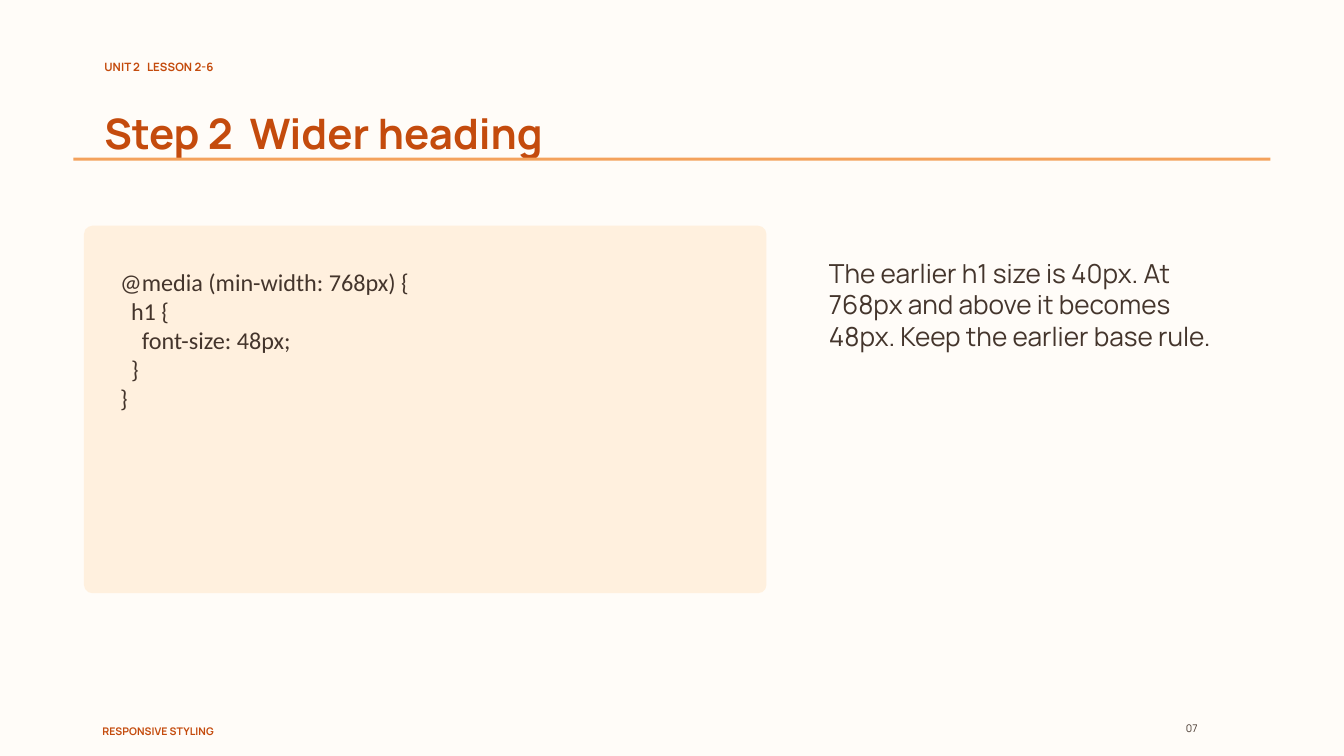
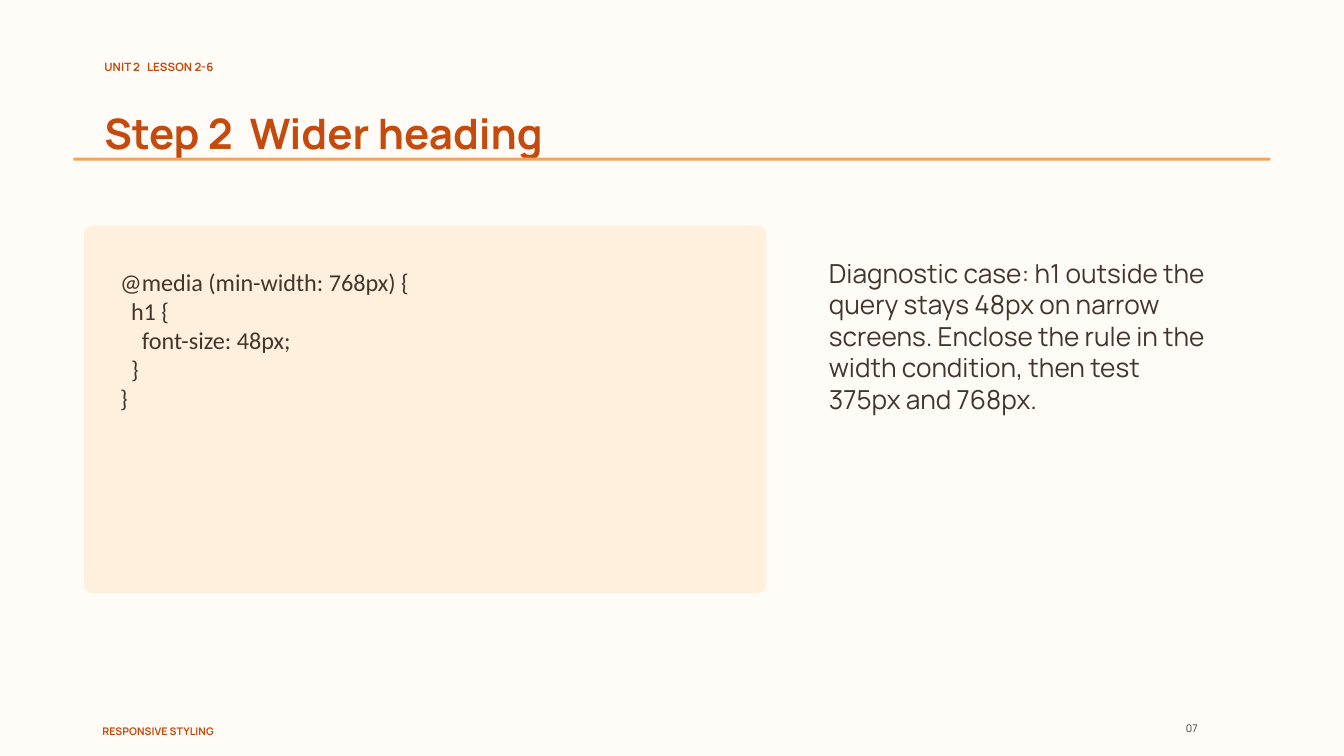
Before and after one commit to nakarapunchai/cis181-course-template, a slide deck: slide 7 of demo/Demo 2-6/Lesson 2-6 Responsive Styling.pptx. Drawn at 1344x756 pixels with LibreOffice and Linux fonts; fonts in the diff are those of the drawing. Boxes give left, top, right and bottom in pixels: in the first picture for what was removed or moved away, otherwise in the second. Text is boxed around its words. In the diff, an @@ line names an element or a change of style, - is before the commit and + after.

Commit message:
Refocus Demo 2-6 teaching materials on responsive CSS and diagnostic practice

```diff
--- a/demo/Demo 2-6/Lesson 2-6 Responsive Styling.pptx
+++ b/demo/Demo 2-6/Lesson 2-6 Responsive Styling.pptx
@@ text at bbox=[829, 264, 1204, 416]: text changed @@
-The earlier h1 size is 40px. At 768px and above it becomes 48px. Keep the earlier base rule.
+Diagnostic case: h1 outside the query stays 48px on narrow screens. Enclose the rule in the width condition, then test 375px and 768px.
```
Also in this commit, not shown: 6 other slides changed, 3 other files.
